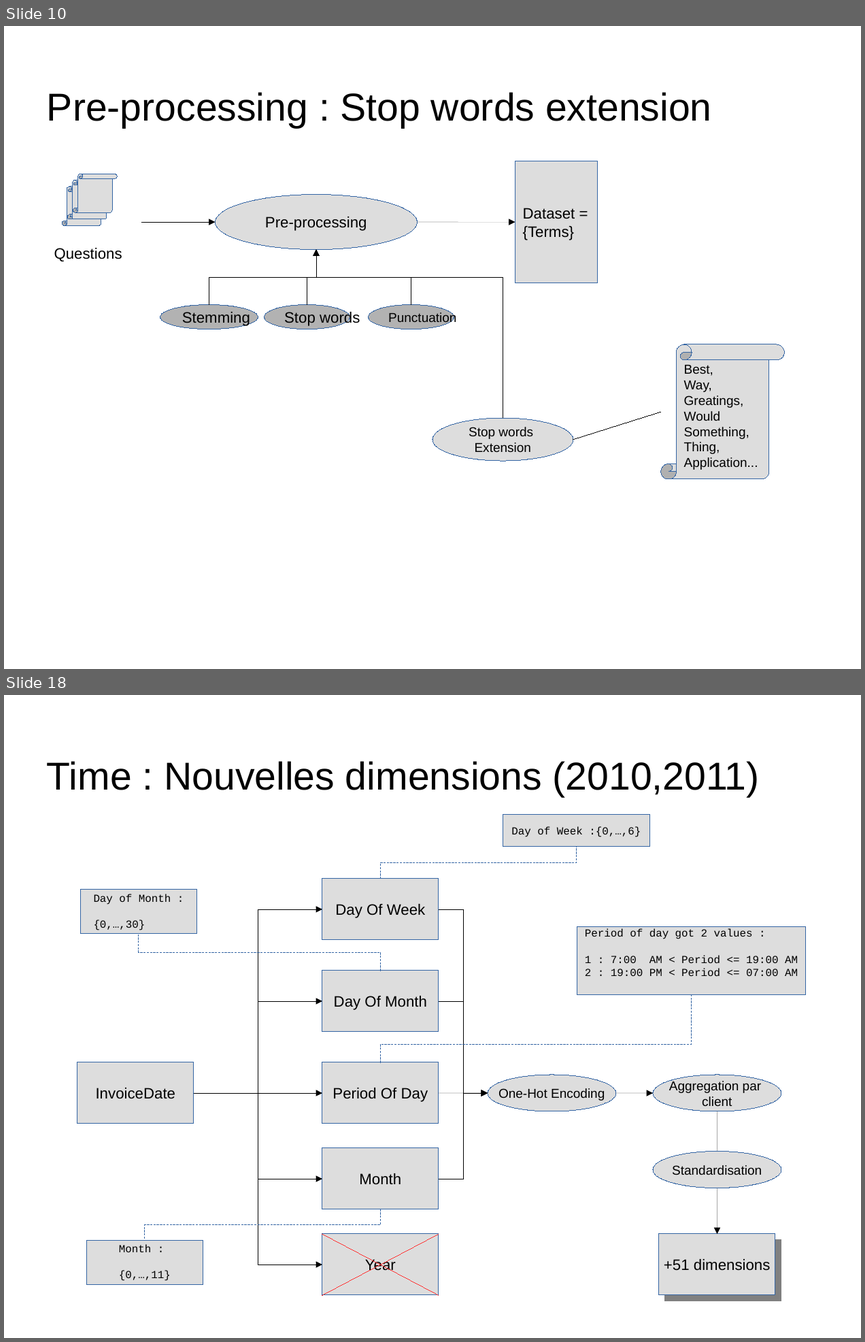
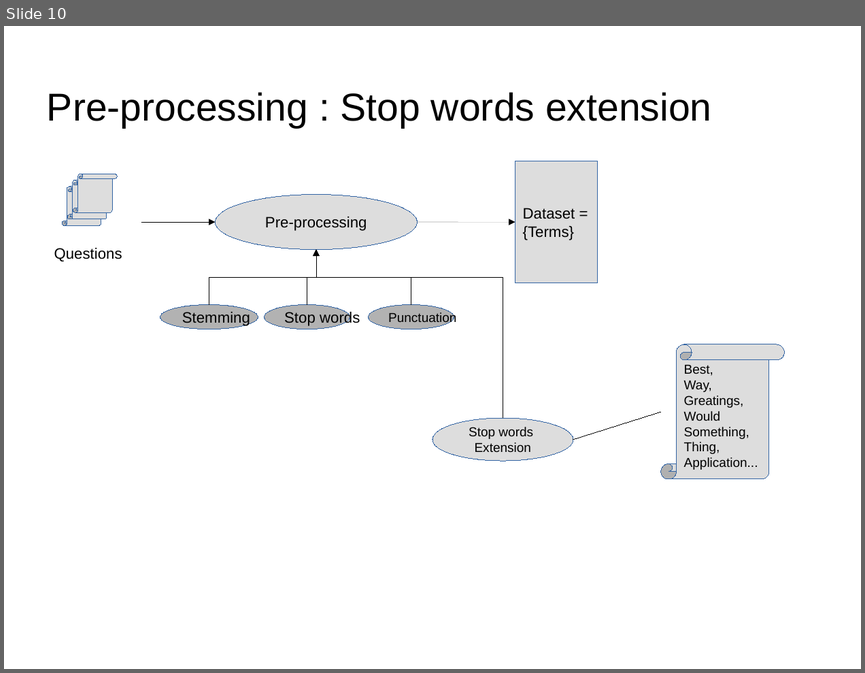
Before and after one commit to dataforcast/OC_Datascientist, a slide deck: P6/report/Openclassrooms_ParcoursDatascientist_P6-V1.odp. Shown one above the other, each under a label of ours: slides 10 and 18 before the commit, slide 10 after it; the slides between them are not shown. The pictures are 865x1342 and 865x673 pixels, drawn with LibreOffice and Linux fonts; fonts in the diff are those of the drawing; background and template pictures are left out. Boxes give left, top, right and bottom in pixels: in the first picture for what was removed or moved away, otherwise in the second. Text is boxed around its words. In the diff, an @@ line names an element or a change of style, - is before the commit and + after.

```diff
--- a/P6/report/Openclassrooms_ParcoursDatascientist_P6-V1.odp
+++ b/P6/report/Openclassrooms_ParcoursDatascientist_P6-V1.odp
@@ slide 18 removed at box(4, 695, 861, 1338), background picture (left out) @@
@@ title removed at box(47, 761, 759, 797) @@
-Time : Nouvelles dimensions (2010,2011)
@@ rectangle removed at box(503, 814, 650, 846) @@
-Day of Week :{0,…,6}
@@ elbow line removed from (380, 879) to (577, 847) @@
@@ rectangle removed at box(80, 889, 197, 934) @@
-Day of Month :
-{0,…,30}
@@ rectangle removed at box(322, 879, 439, 940) @@
-Day Of Week
@@ elbow arrow removed from (194, 1093) to (322, 910) @@
@@ elbow arrow removed from (439, 910) to (487, 1093) @@
@@ elbow line removed from (380, 970) to (139, 934) @@
@@ rectangle removed at box(577, 927, 806, 995) @@
-Period of day got 2 values :
-1 : 7:00 AM < Period <= 19:00 AM
-2 : 19:00 PM < Period <= 07:00 AM
@@ rectangle removed at box(322, 970, 439, 1032) @@
-Day Of Month
@@ elbow line removed from (380, 1062) to (691, 995) @@
@@ elbow arrow removed from (194, 1093) to (322, 1001) @@
@@ elbow arrow removed from (439, 1001) to (487, 1093) @@
@@ rectangle removed at box(77, 1062, 194, 1123) @@
-InvoiceDate
@@ rectangle removed at box(322, 1062, 439, 1123) @@
-Period Of Day
@@ ellipse removed at box(487, 1074, 616, 1111) @@
-One-Hot Encoding
@@ ellipse removed at box(653, 1074, 781, 1111) @@
-Aggregation par
-client
@@ elbow arrow removed from (194, 1093) to (322, 1093) @@
@@ elbow arrow removed from (194, 1093) to (322, 1178) @@
@@ elbow arrow removed from (194, 1093) to (322, 1264) @@
@@ arrow removed from (439, 1093) to (487, 1093) @@
@@ elbow arrow removed from (439, 1178) to (487, 1093) @@
@@ arrow removed from (616, 1093) to (653, 1093) @@
@@ arrow removed from (717, 1111) to (717, 1234) @@
@@ rectangle removed at box(322, 1149, 439, 1210) @@
-Month
@@ ellipse removed at box(653, 1151, 781, 1188) @@
-Standardisation
@@ elbow line removed from (380, 1209) to (145, 1240) @@
@@ rectangle removed at box(86, 1240, 203, 1285) @@
-Month :
-{0,…,11}
@@ rectangle removed at box(322, 1234, 439, 1295) @@
-Year
@@ line removed from (322, 1234) to (439, 1295) @@
@@ line removed from (439, 1234) to (322, 1295) @@
@@ rectangle removed at box(660, 1234, 776, 1295) @@
-+51 dimensions
```
Also in this commit, not shown: 2 slides changed, 1 slide added, 57 other slides removed, 8 other files.
